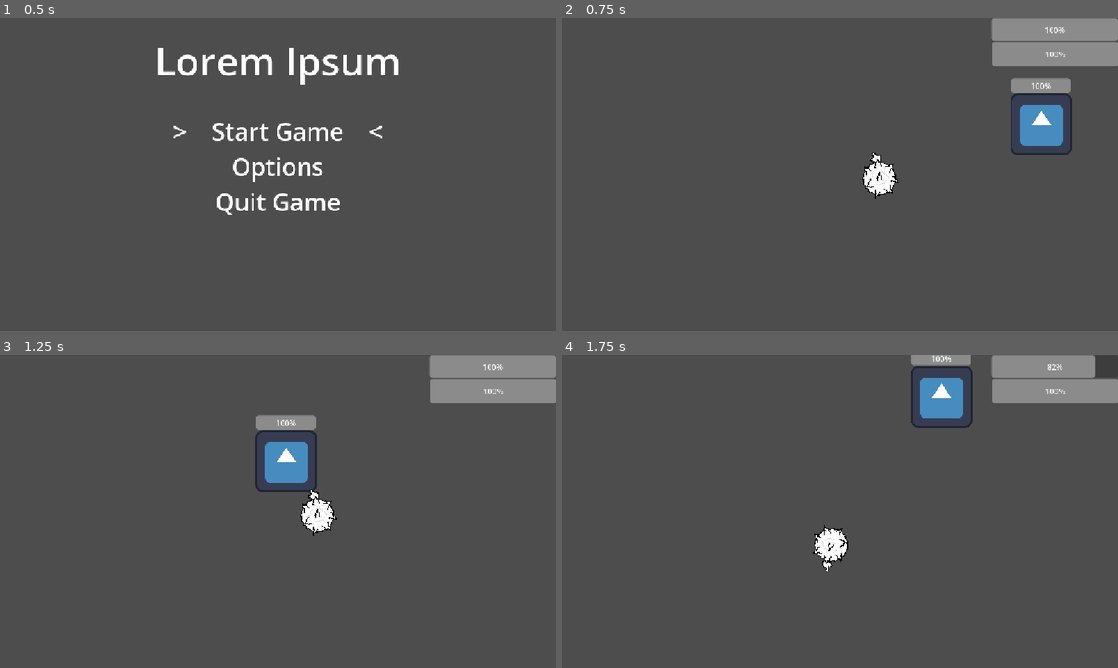
Above: before the commit, frames 1-4 (two rows, left to right).
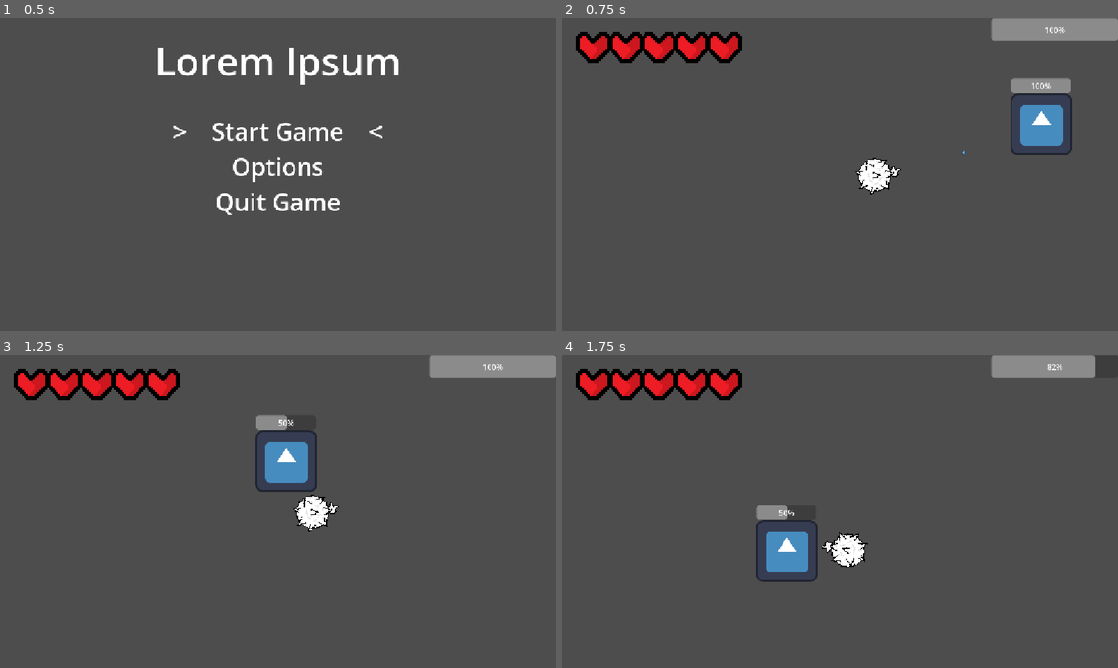
Above: after the commit, the same moments.

Repository: HippoProgrammer/game-jam-game
Game: Godot game, scene res://scenes/main-menu.tscn
Same seed, same stepped clock (60 frames per second), same inputs: the game is played once before the commit and once after it. The engine's default icon, where the game draws it, is replaced by a stand-in: a white triangle on a blue panel in a dark square.
Inputs (mouse positions are in pixels of both pictures, inside the frame that each line leads up to):
- Up to frame 1 (0.5 s): no input
- Up to frame 2 (0.75 s): tap Enter (ui_accept) at 0.5 s; move the mouse to (962, 158) at 0.52 s; hold Right (ui_right) from 0.53 s (still down); click (962, 158) at 0.6 s
- Up to frame 3 (1.25 s): keep holding Right (ui_right); tap Enter (ui_accept) at 0.77 s
- Up to frame 4 (1.75 s): move the mouse to (728, 527) at 1.27 s; release Right (ui_right) at 1.28 s; hold Down (ui_down) from 1.28 s (still down); right-click (728, 527) at 1.35 s; tap Enter (ui_accept) at 1.52 s

Frame 1 is identical in both runs. In frame 2, 4.5% of the frame differs, in the area x 2-100%, y 4-58%; in frame 3, 4.8%; in frame 4, 8.0%, in the area x 2-100%, y 0-73%.

Commit message:
Added Texture Health Bar
Added the textured health bar
Made the player point towards the mouse again

Diff:
--- a/scenes/HUD.tscn
+++ b/scenes/HUD.tscn
@@ -1,6 +1,8 @@
 [gd_scene format=3 uid="uid://cilmvhpq6adfm"]
 
 [ext_resource type="Script" uid="uid://dxyf76kw2wrvm" path="res://scripts/hud.gd" id="1_qpvh6"]
+[ext_resource type="Texture2D" uid="uid://d0el3v10rvch" path="res://artwork/MainChara/HealthBar_outline.png" id="2_1etfg"]
+[ext_resource type="Texture2D" uid="uid://csvxy05xfa8g3" path="res://artwork/MainChara/HealthBar_filling.png" id="3_7hsmw"]
 
 [node name="HUD" type="CanvasLayer" unique_id=735888115]
 script = ExtResource("1_qpvh6")
@@ -11,8 +13,11 @@
 offset_right = 1152.0
 offset_bottom = 47.0
 
-[node name="HealthBar" type="ProgressBar" parent="." unique_id=59606198 groups=["PlayerHealthBar"]]
-offset_left = 891.0
-offset_top = 49.0
-offset_right = 1153.0
-offset_bottom = 100.0
+[node name="HealthBar" type="TextureProgressBar" parent="." unique_id=1796126004 groups=["PlayerHealthBar"]]
+offset_left = 29.0
+offset_top = 29.0
+offset_right = 115.0
+offset_bottom = 45.0
+scale = Vector2(4, 4)
+texture_over = ExtResource("2_1etfg")
+texture_progress = ExtResource("3_7hsmw")
--- a/scenes/player.tscn
+++ b/scenes/player.tscn
@@ -1,7 +1,14 @@
 [gd_scene format=3 uid="uid://dlfkmnvkalefo"]
 
 [ext_resource type="Texture2D" uid="uid://bgb752s0c0e22" path="res://artwork/MainChara/WhiteBlood.png" id="1_g2els"]
+[ext_resource type="Texture2D" uid="uid://uah1qe25348k" path="res://artwork/MainChara/WhiteBlood_n.png" id="2_dqkch"]
 [ext_resource type="Script" uid="uid://bri8518e6eia3" path="res://scripts/character.gd" id="2_g2els"]
+[ext_resource type="Texture2D" uid="uid://b2l0583ciqvri" path="res://artwork/MainChara/WhiteBlood_s.png" id="3_qlg0r"]
+
+[sub_resource type="CanvasTexture" id="CanvasTexture_g2els"]
+diffuse_texture = ExtResource("1_g2els")
+normal_texture = ExtResource("2_dqkch")
+specular_texture = ExtResource("3_qlg0r")
 
 [sub_resource type="CircleShape2D" id="CircleShape2D_g2els"]
 radius = 520.3844
@@ -11,19 +18,21 @@
 [node name="Character" type="Sprite2D" parent="." unique_id=1076164463 groups=["Player"]]
 rotation = 1.5707964
 scale = Vector2(2.4, 2.4)
-texture = ExtResource("1_g2els")
+texture = SubResource("CanvasTexture_g2els")
 script = ExtResource("2_g2els")
 
 [node name="AntigenSpawner" type="Marker2D" parent="Character" unique_id=647138162]
-position = Vector2(659.99994, 0)
-scale = Vector2(19.999998, 19.999998)
+position = Vector2(-1.0641334, -19.975723)
+rotation = -1.6164179
+scale = Vector2(0.49603057, 0.49603057)
 
 [node name="CharacterBody2D" type="CharacterBody2D" parent="Character" unique_id=1509588886 groups=["Player"]]
-collision_layer = 3
-collision_mask = 2
+position = Vector2(1.4570466e-07, 3.3333333)
+rotation = -1.5707964
+scale = Vector2(0.024801528, 0.024801528)
 motion_mode = 1
 
-[node name="CollisionShape2D" type="CollisionShape2D" parent="Character/CharacterBody2D" unique_id=1498245660 groups=["Player"]]
+[node name="TerrainCollision" type="CollisionShape2D" parent="Character/CharacterBody2D" unique_id=1498245660 groups=["Player"]]
 shape = SubResource("CircleShape2D_g2els")
 
 [node name="Hitbox" type="Area2D" parent="Character/CharacterBody2D" unique_id=708347638]
--- a/scripts/character.gd
+++ b/scripts/character.gd
@@ -86,7 +86,9 @@
 func _physics_process(delta: float) -> void:
 	# --- SHOOTING ---
 	if not dashing:
-		look_at(get_global_mouse_position()) # Makes the player look at the mouse
+		# Makes the player look at the mouse
+		look_at(get_global_mouse_position())
+		rotation_degrees += 90
 
 	if Input.is_action_just_pressed("left_click"):
 		shoot_antigen()
--- a/scripts/hud.gd
+++ b/scripts/hud.gd
@@ -4,7 +4,7 @@
 
 # --- HEALTH AND GLUCOSE ---
 @onready var glucose_bar: ProgressBar = $GlucoseBar
-@onready var health_bar: ProgressBar = $HealthBar
+@onready var health_bar: TextureProgressBar = $HealthBar
 
 
 func _ready() -> void:
Binary file changed: artwork/MainChara/HealthBar_filling.png
Binary file added: artwork/MainChara/HealthBar_outline.png
Not shown, changed: artwork/MainChara/HealthBar_outline.png.import
Not shown, changed: artwork/MainChara/WhiteBlood.png.import
Binary file added: artwork/MainChara/WhiteBlood_n.png
Not shown, changed: artwork/MainChara/WhiteBlood_n.png.import
Binary file removed: artwork/MainChara/WhiteBlood_outline.png
Binary file added: artwork/MainChara/WhiteBlood_s.png
Not shown, added: artwork/MainChara/WhiteBlood_s.png.import
Binary file removed: scenes/WhiteBlood.png
